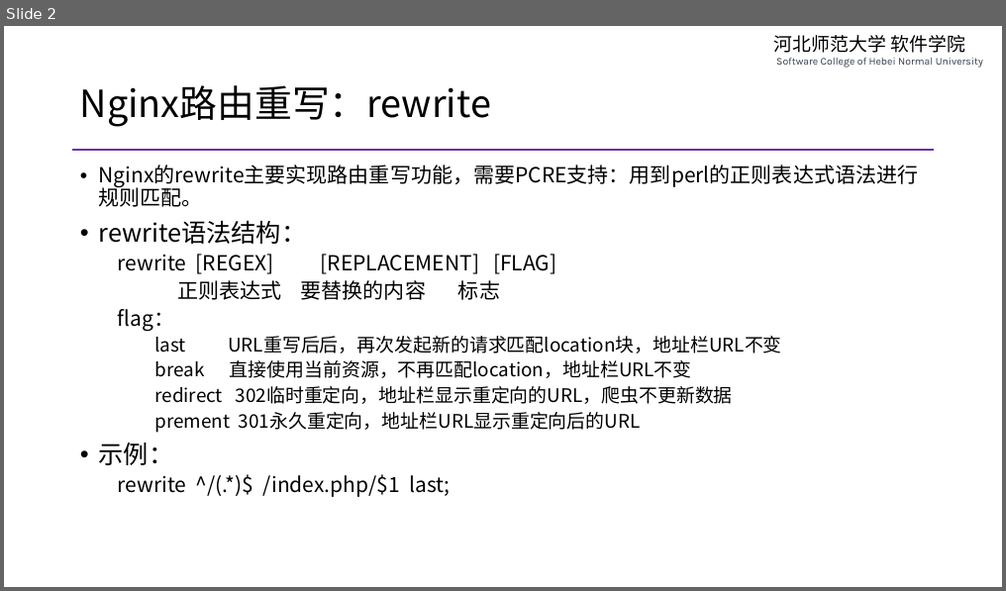
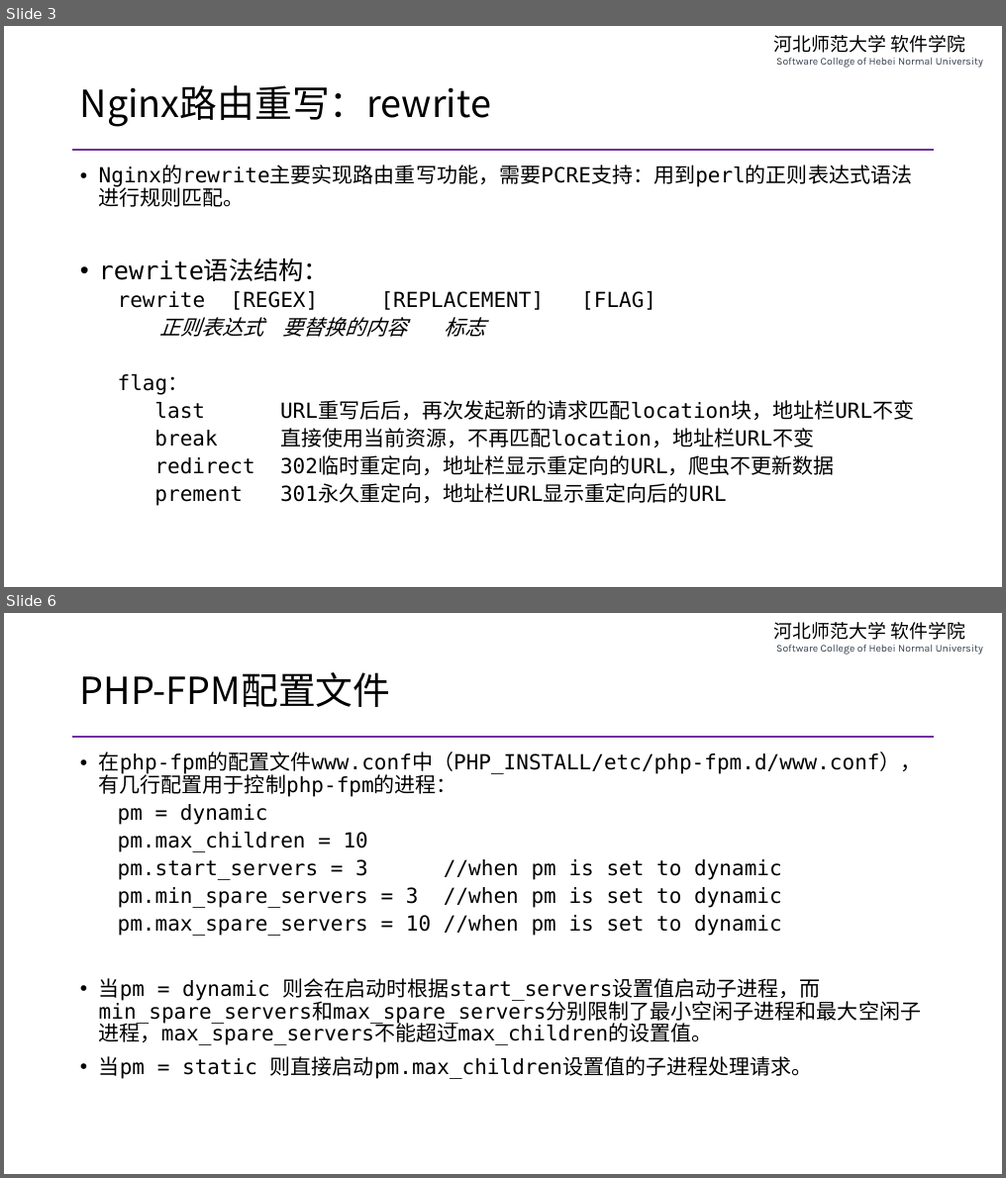
Before and after one commit to edu2act/course-php-serverside-development-on-linux, a slide deck: materials/slides/ch16-lnmp-more-detail-and-system-service.pptx. Shown one above the other, each under a label of ours: slide 2 before the commit, slides 3 and 6 after it; the slides between them are not shown. The pictures are 1006x591 and 1006x1178 pixels, drawn with LibreOffice and Linux fonts; fonts in the diff are those of the drawing. Boxes give left, top, right and bottom in pixels: in the first picture for what was removed or moved away, otherwise in the second. Text is boxed around its words. In the diff, an @@ line names an element or a change of style, - is before the commit and + after.

```diff
--- a/materials/slides/ch16-lnmp-more-detail-and-system-service.pptx
+++ b/materials/slides/ch16-lnmp-more-detail-and-system-service.pptx
@@ slide 6 added at (4,613,1002,1174), background #FFFFFF; not listed: 2 template elements that a slide beside it also shows @@
@@ title added at (80,672,391,707), 36 pt, text #000000 @@
+PHP-FPM配置文件
@@ text added at (99,752,922,1079), 20 pt, text #000000 @@
+• 在php-fpm的配置文件www.conf中（PHP_INSTALL/etc/php-fpm.d/www.conf），有几行配置用于控制php-fpm的进程：
+  pm = dynamic
+  pm.max_children = 10
+  pm.start_servers = 3 //when pm is set to dynamic
+  pm.min_spare_servers = 3 //when pm is set to dynamic
+  pm.max_spare_servers = 10 //when pm is set to dynamic
+• 当pm = dynamic 则会在启动时根据start_servers设置值启动子进程，而min_spare_servers和max_spare_servers分别限制了最小空闲子进程和最大空闲子进程，max_spare_servers不能超过max_children的设置值。
+• 当pm = static 则直接启动pm.max_children设置值的子进程处理请求。
@@ what was slide 2 is now slide 3 @@
@@ slide 3 changed as well @@
@@ text "Nginx的rewrite主要实现路由重写功能，需要PCRE支持：用到perl的正则表达式语法进行规则匹配。" at (99,166,914,503): font Noto Sans CJK SC to DejaVu Sans Mono; italic on in "正则表达式 要替换的内容 标志"; size 18 to 20 pt in "last URL重写后后，再次发起新的请求匹配location块，地址栏URL不变", "break 直接使用当前资源，不再匹配location，地址栏URL不变", "redirect 302临时重定向，地址栏显示重定向的URL，爬虫不更新数据", "prement 301永久重定向，地址栏URL显示重定向后的URL" @@
@@ text at (99,443,450,497): paragraphs removed @@
-• 示例：
-  rewrite ^/(.*)$ /index.php/$1 last;
```
Also in this commit, not shown: 4 other slides changed, 9 other slides added, 4 slides removed, 7 other files.
